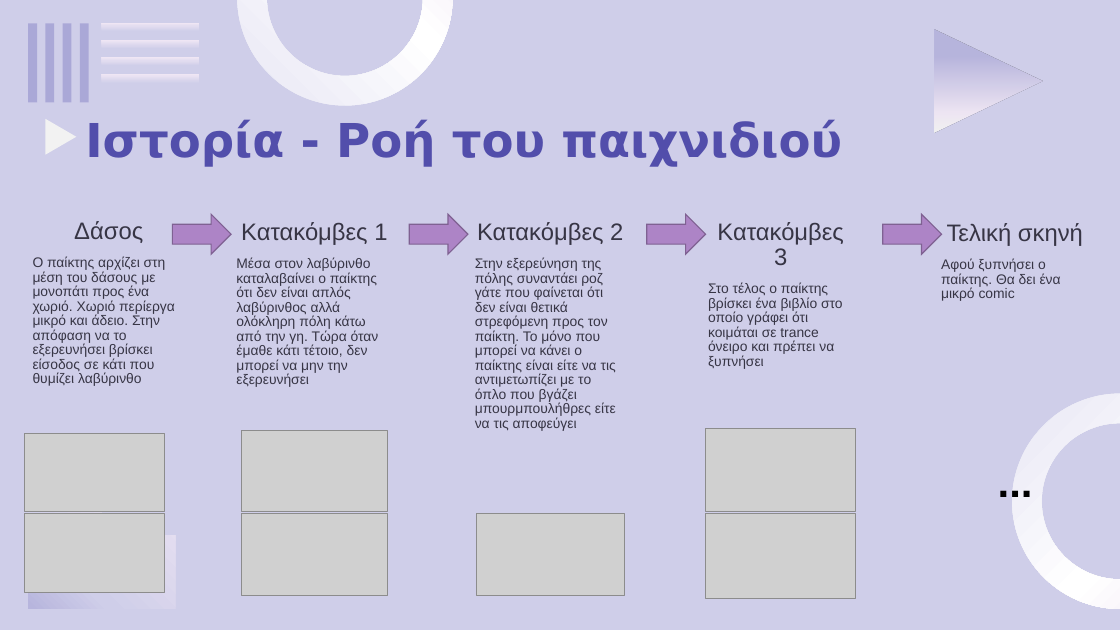
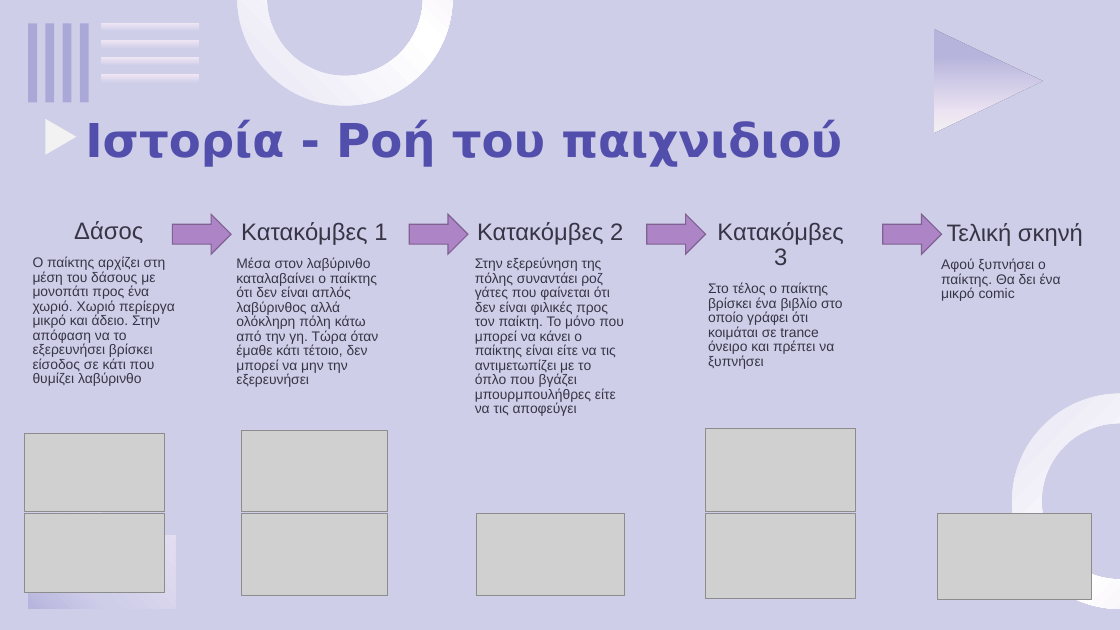
Before and after one commit to OGecgo/TheCatCult, a slide deck: slide 3 of doc/PowerPoint.pptx. Drawn at 1120x630 pixels with LibreOffice and Linux fonts; fonts in the diff are those of the drawing; grey boxes stand for pictures; background and template pictures are left out. Boxes give left, top, right and bottom in pixels: in the first picture for what was removed or moved away, otherwise in the second. Text is boxed around its words. In the diff, an @@ line names an element or a change of style, - is before the commit and + after.

```diff
--- a/doc/PowerPoint.pptx
+++ b/doc/PowerPoint.pptx
@@ text at [475, 257, 624, 416]: text changed @@
-Στην εξερεύνηση της πόλης συναντάει ροζ γάτε που φαίνεται ότι δεν είναι θετικά στρεφόμενη προς τον παίκτη. Το μόνο που μπορεί να κάνει ο παίκτης είναι είτε να τις αντιμετωπίζει με το όπλο που βγάζει μπουρμπουλήθρες είτε να τις αποφεύγει
+Στην εξερεύνηση της πόλης συναντάει ροζ γάτες που φαίνεται ότι δεν είναι φιλικές προς τον παίκτη. Το μόνο που μπορεί να κάνει ο παίκτης είναι είτε να τις αντιμετωπίζει με το όπλο που βγάζει μπουρμπουλήθρες είτε να τις αποφεύγει
@@ text removed at [990, 451, 1061, 510] @@
-...
@@ picture added at [939, 514, 1092, 599] @@
```
Also in this commit, not shown: 4 other slides changed, 34 other files.
